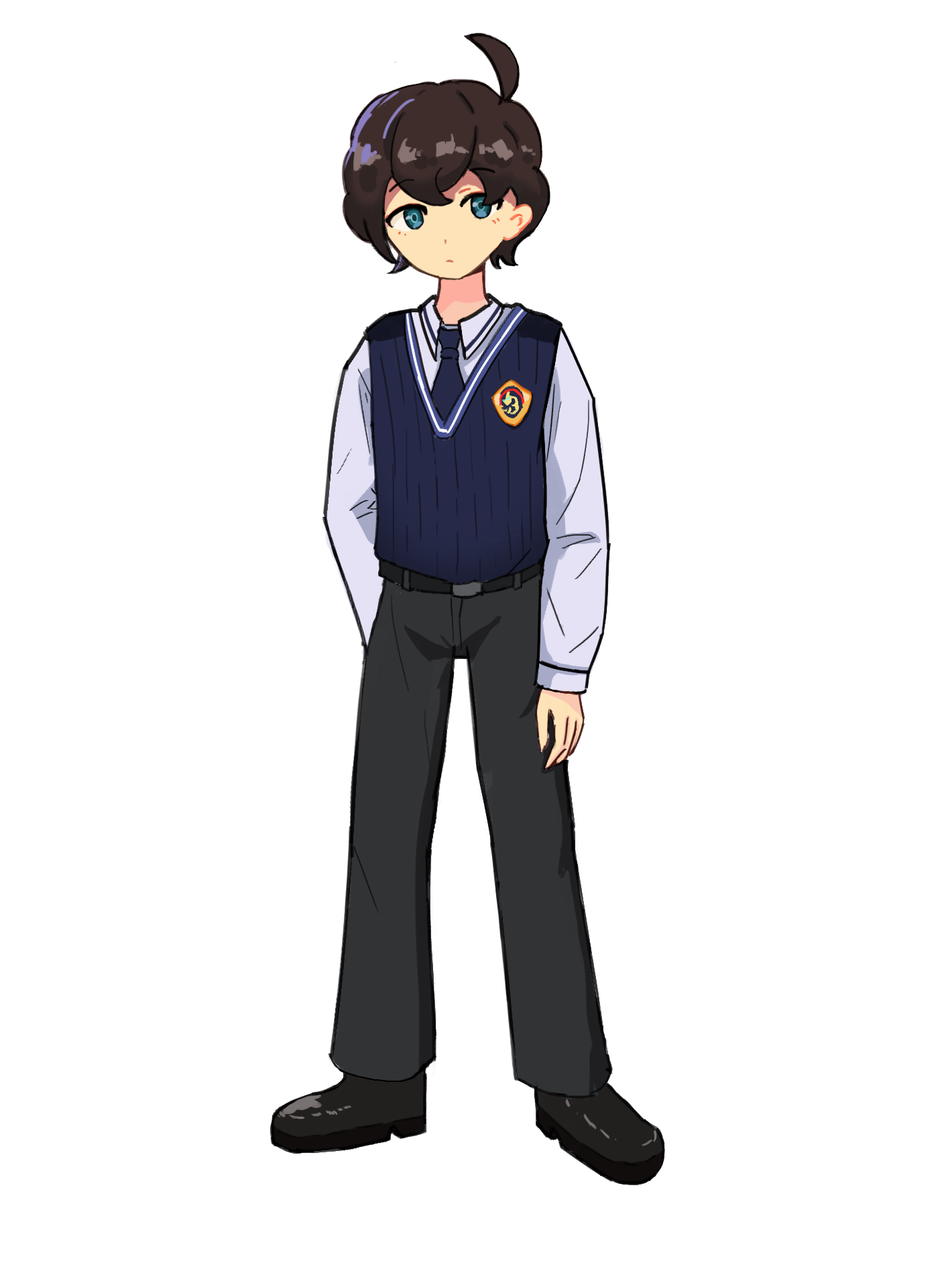
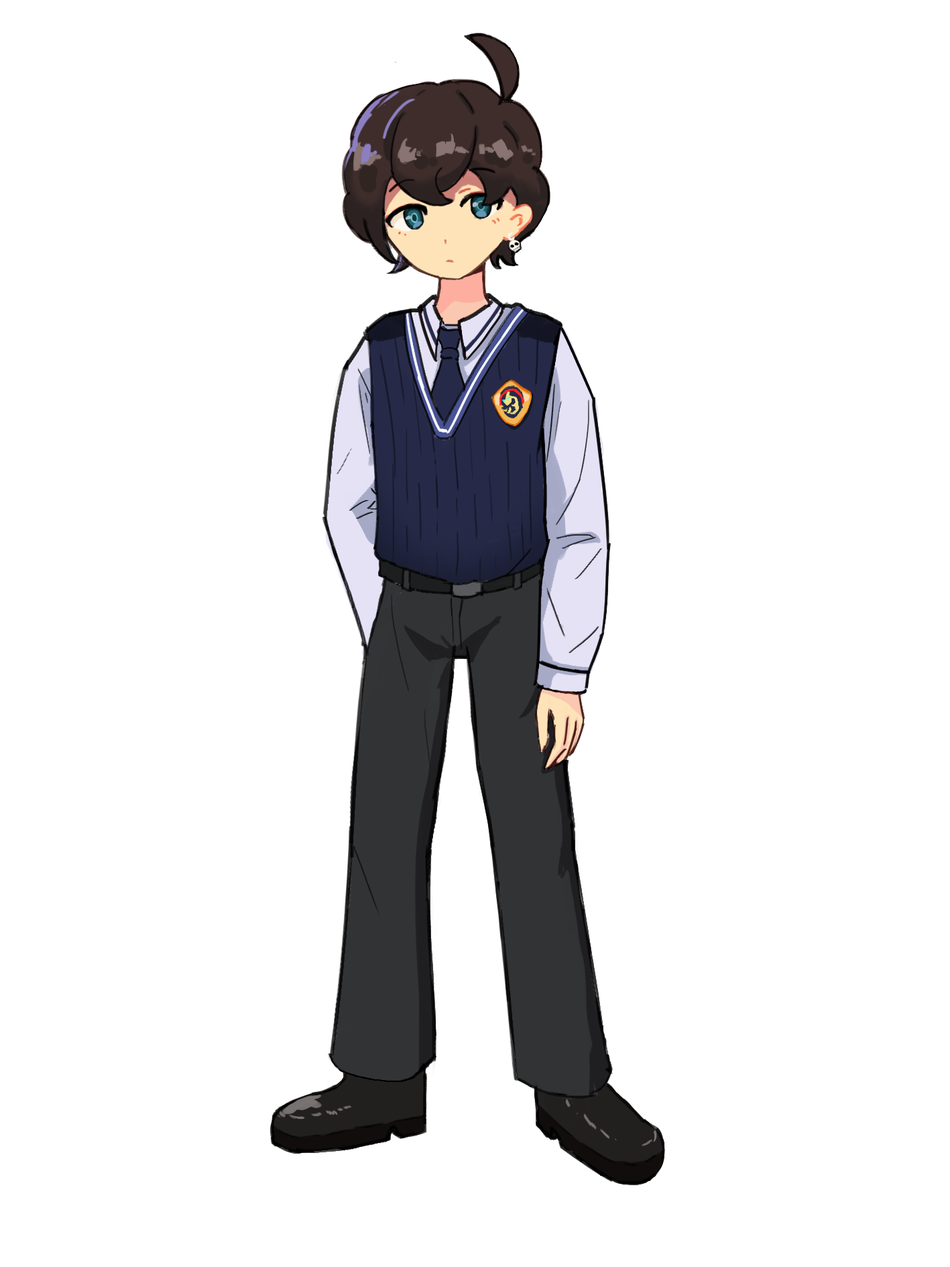
Revision of a layered 950 × 1267 image; what changed, layer by layer:
added layer "erzhui" above "图层 24" over (507, 231, 526, 256)
painted on "kuzi" over (330, 658, 497, 1072)
showed "背景" over (330, 231, 526, 1072)
